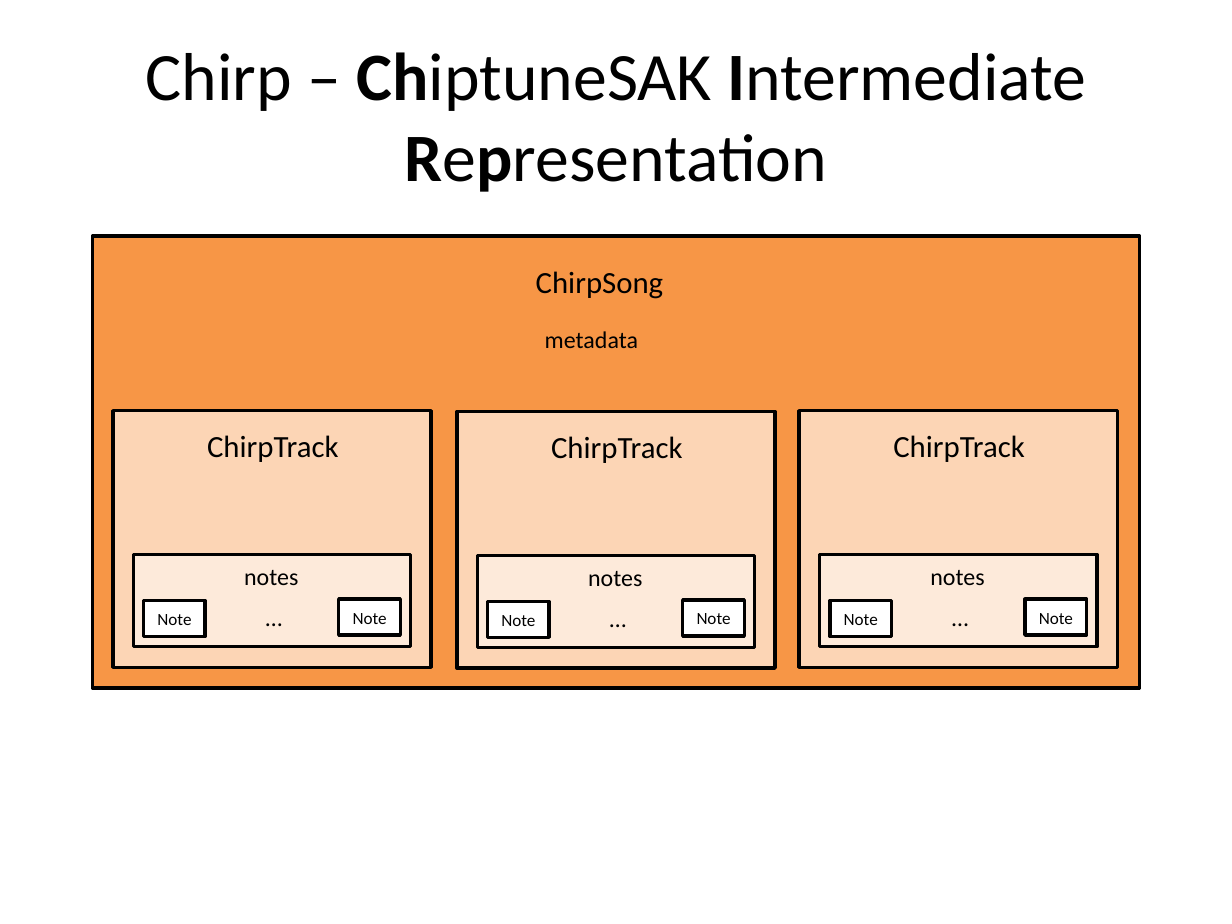
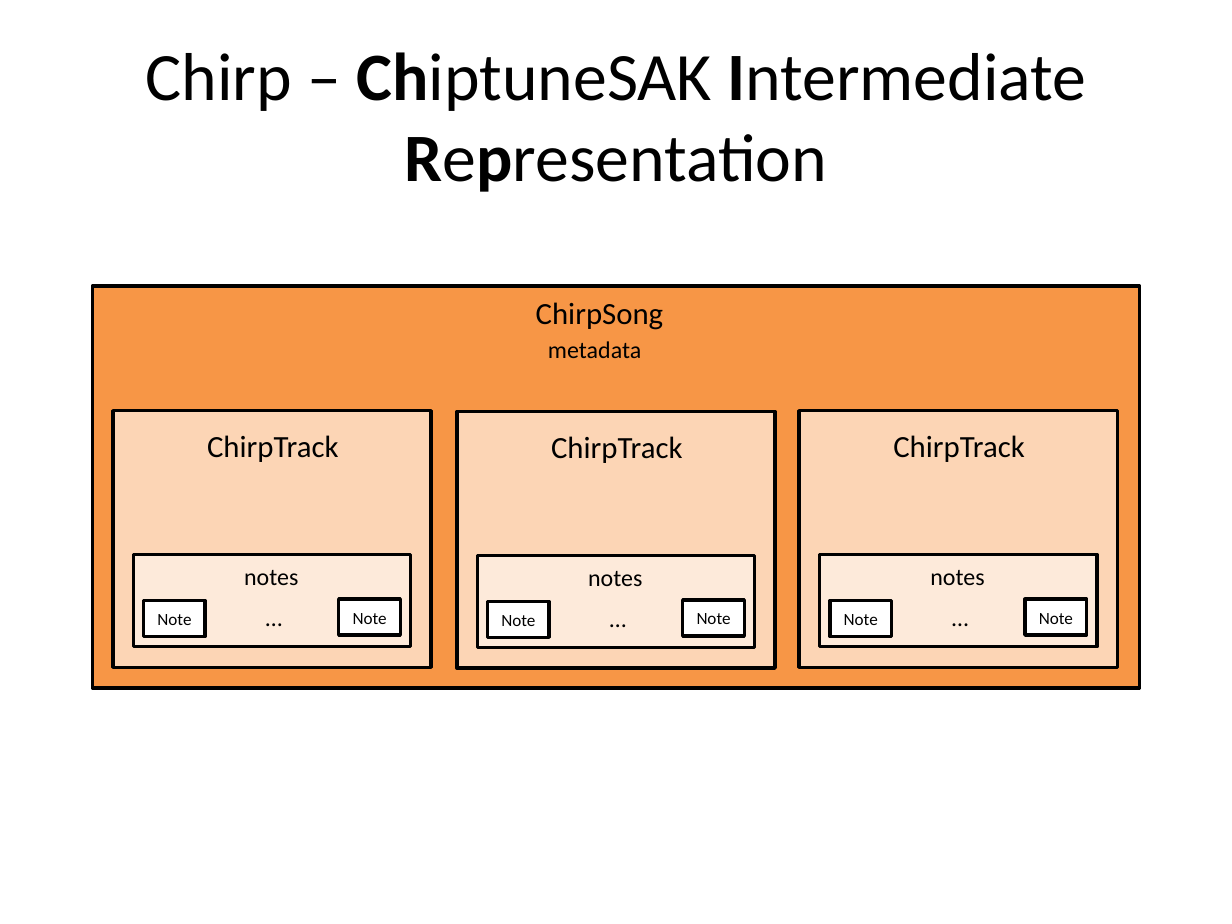
Before and after one commit to c64cryptoboy/ChiptuneSAK, a slide deck: slide 2 of docs/_images/ChiptuneSAK.pptx. Drawn at 1232x924 pixels with LibreOffice and Linux fonts; fonts in the diff are those of the drawing. Boxes give left, top, right and bottom in pixels: in the first picture for what was removed or moved away, otherwise in the second. Text is boxed around its words. In the diff, an @@ line names an element or a change of style, - is before the commit and + after.

Commit message:
Added documentation for Chirp transformations Competely removed the stats members from Chirp and MChirp classes, as they are not being used.

```diff
--- a/docs/_images/ChiptuneSAK.pptx
+++ b/docs/_images/ChiptuneSAK.pptx
@@ rectangle: place and size @@
-rectangle at (92, 237, 1140, 689)
+rectangle at (92, 286, 1140, 687)
@@ text "ChirpSong": place and size @@
-text "ChirpSong" at (536, 271, 663, 299)
+text "ChirpSong" at (536, 302, 663, 330)
@@ text "metadata": place and size @@
-text "metadata" at (545, 331, 638, 348)
+text "metadata" at (548, 341, 641, 358)
```
Also in this commit, not shown: 11 other files.
